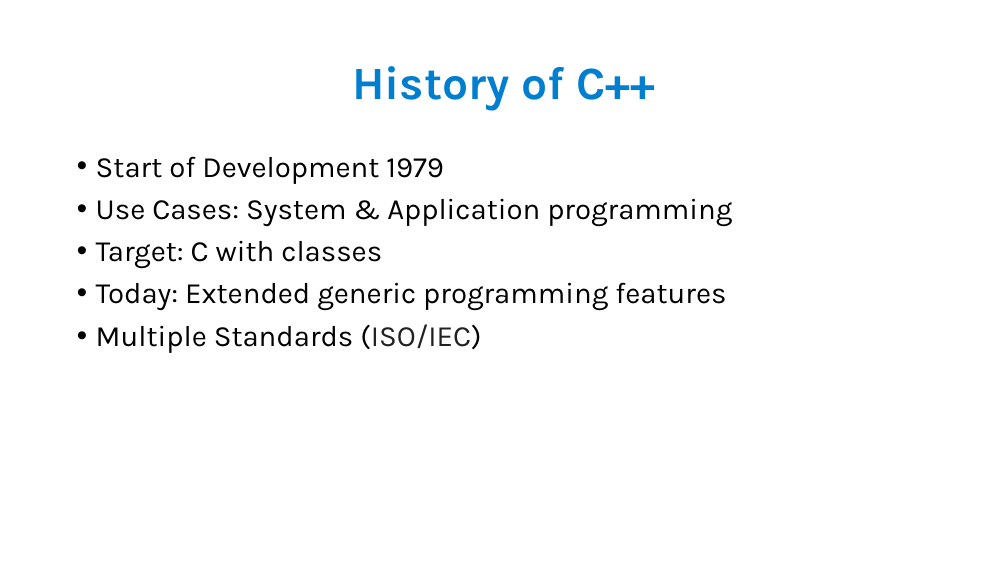
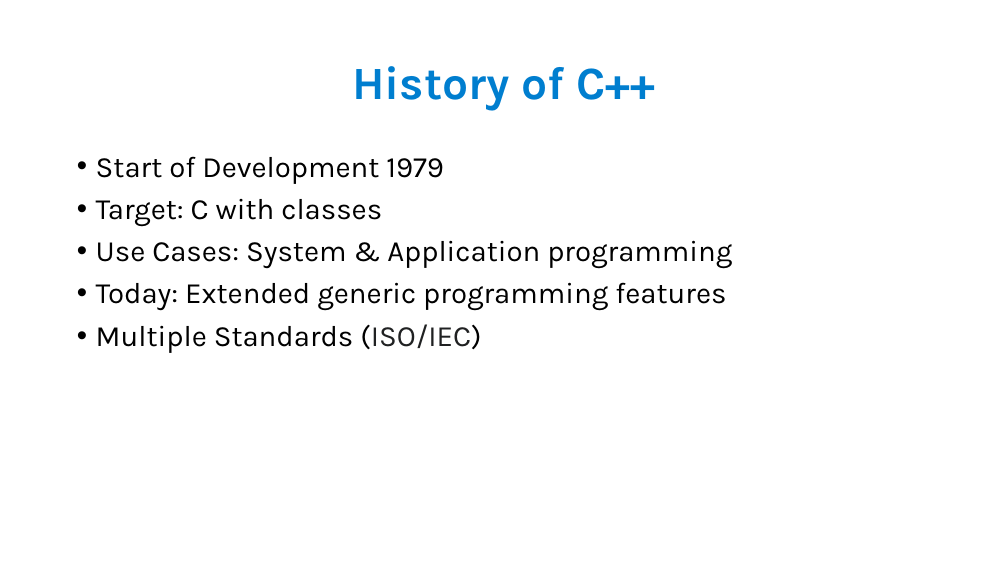
Before and after one commit to Konti08/E-Portfolio-specialties-of-cpp, a slide deck: slide 3 of Presentation/Presentation.pptx. Drawn at 1008x567 pixels with LibreOffice and Linux fonts; fonts in the diff are those of the drawing; background and template pictures are left out. Boxes give left, top, right and bottom in pixels: in the first picture for what was removed or moved away, otherwise in the second. Text is boxed around its words. In the diff, an @@ line names an element or a change of style, - is before the commit and + after.

Commit message:
Update presentation

```diff
--- a/Presentation/Presentation.pptx
+++ b/Presentation/Presentation.pptx
@@ text at (96,199,382,226): paragraph added @@
+• Target: C with classes
@@ text at (96,241,382,268): paragraph removed @@
-• Target: C with classes
```
Also in this commit, not shown: 1 other slide changed.
